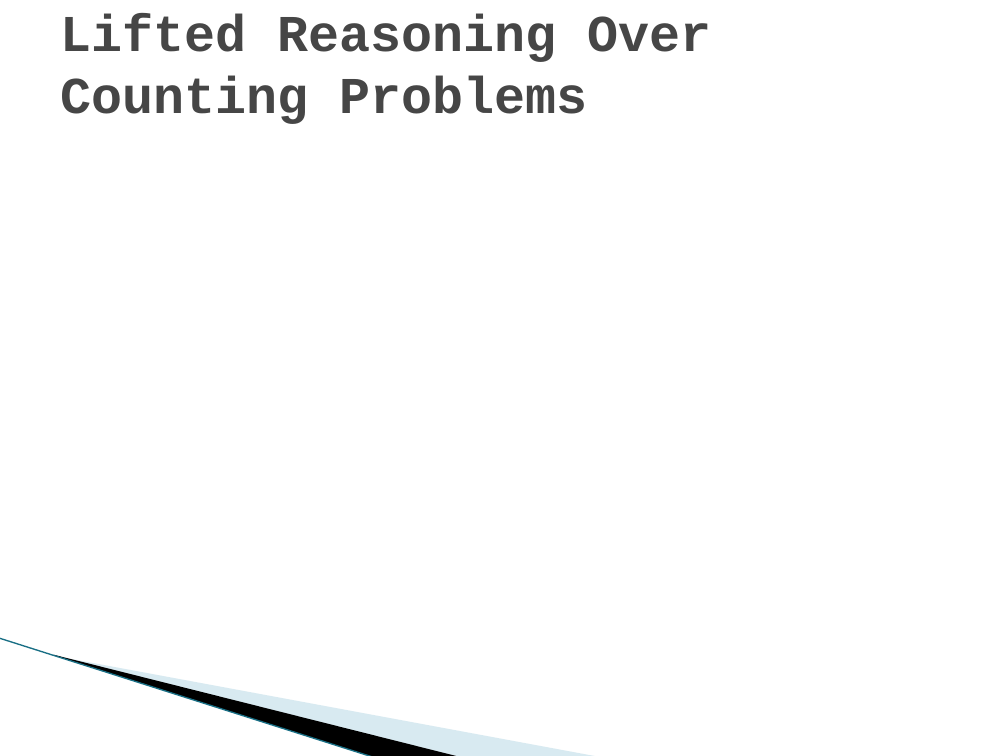
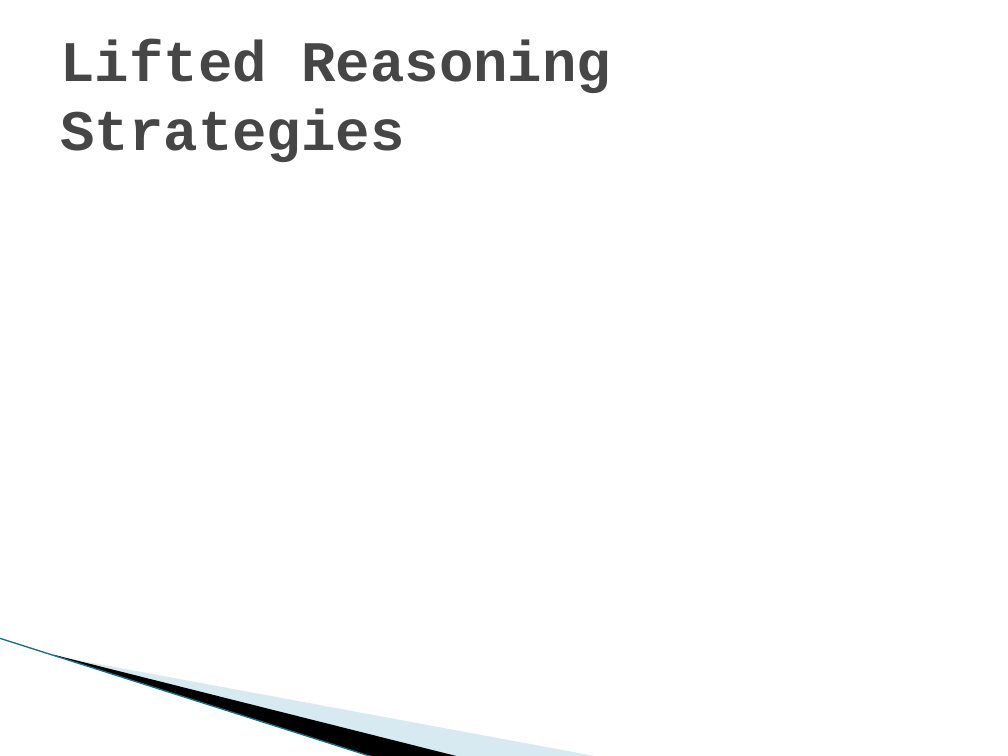
Before and after one commit to Mickaly13X/wv_project, a slide deck: slide 12 of Presentation.pptx (slide 10 before the commit). Drawn at 1008x756 pixels with LibreOffice and Linux fonts; fonts in the diff are those of the drawing; grey boxes stand for pictures; background and template pictures are left out. Boxes give left, top, right and bottom in pixels: in the first picture for what was removed or moved away, otherwise in the second. Text is boxed around its words. In the diff, an @@ line names an element or a change of style, - is before the commit and + after.

```diff
--- a/Presentation.pptx
+++ b/Presentation.pptx
@@ title at box(60, 40, 611, 162): text changed; size 36.9 to 41 pt @@
-Lifted Reasoning Over Counting Problems
+Lifted Reasoning Strategies
```
Also in this commit, not shown: 6 slides added, 2 other files.
